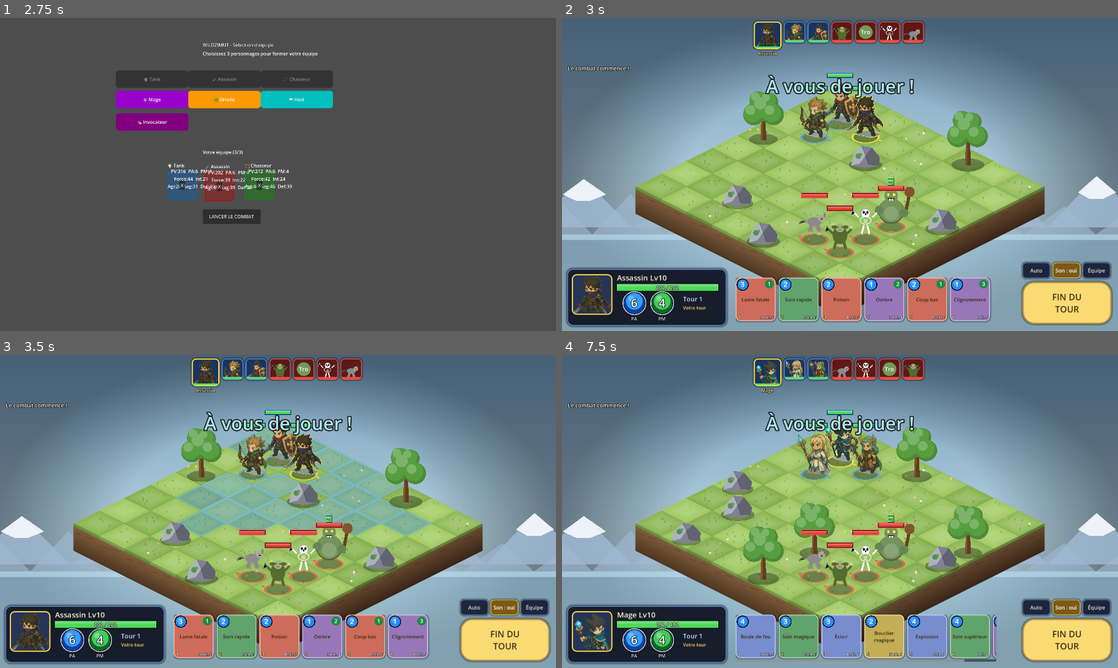
Above: before the commit, frames 1-4 (two rows, left to right).
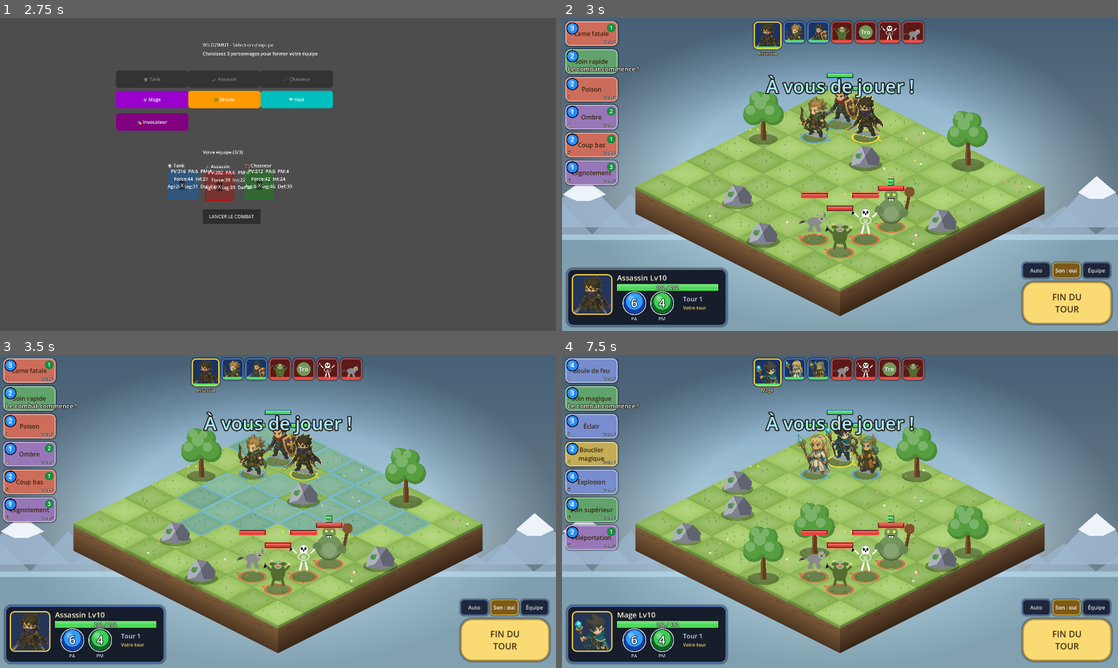
Above: after the commit, the same moments.

Repository: CharlieG42/Zimut
Game: Godot game, scene res://scenes/TeamSelection.tscn
Two runs of this game, one before a commit and one after it. Both use one fixed random seed, a clock stepped at 60 frames per second and the inputs below.
Inputs:
- Up to frame 1 (2.75 s): click "🛡️ Tank" at 0.5 s; click "🗡️ Assassin" at 1.25 s; click "🏹 Chasseur" at 2 s
- Up to frame 2 (3 s): click "LANCER LE COMBAT" at 2.75 s
- Up to frame 3 (3.5 s): no input
- Up to frame 4 (7.5 s): click "Équipe" at 3.5 s; click "🔮 Mage" at 4.25 s; click "🌿 Druide" at 5 s; click "❤️ Heal" at 5.75 s; click "🎭 Invocateur" at 6.5 s; click "Équipe déjà complète (3/3)" at 7.25 s

Frame 1 is identical in both runs. In frame 2, 11% of the frame differs, in the area x 0-78%, y 1-98%; in frame 3, 11%; in frame 4, 12%, in the area x 0-79%, y 1-98%.

Commit message:
fix(zimut): embarquer les données dans l'APK (csv->txt) + barre de sorts à gauche
Bug racine : l'importer csv_translation de Godot consomme les .csv à
l'export (remplacés par des ressources .translation). FileAccess.open()
échouait donc sur Android et le jeu retombait sur les 4 sorts par
défaut codés en dur — d'où 'Druide 1 sort, Heal 0' dans l'APK alors
que le desktop affichait 5-8 sorts. Même bug déjà corrigé côté Empire
(commit dace9db).

- data/*.csv renommés en .txt (non interprétés par l'importer,
  embarqués tels quels dans le pck)
- .csv.import et .translation résiduels supprimés
- Chemins mis à jour : DataLoader, GameManager, TeamSelectionManager,
  csv2xlsx.py ; export_presets include_filter *.csv -> *.txt

UI :
- Barre de sorts déplacée en colonne verticale sur le côté gauche
  (ScrollContainer vertical, cartes 180x84)
- Polices agrandies : cartes de sorts 17->21, infobulle et journal
  19->22

Co-authored-by: CharlieG42 <CharlieG42@users.noreply.github.com>

Diff:
--- a/prototype/zimut/scripts/DataLoader.gd
+++ b/prototype/zimut/scripts/DataLoader.gd
@@ -5,10 +5,10 @@
 
 ## Chemins des fichiers CSV (relatifs au projet)
 ## Sur Android, essayer plusieurs chemins car le système de fichiers peut différer
-const CLASS_DATA_PATHS = ["res://data/classes.csv", "user://data/classes.csv", "res://prototype/Godot_iso/data/classes.csv"]
-const SPELL_DATA_PATHS = ["res://data/sorts.csv", "user://data/sorts.csv", "res://prototype/Godot_iso/data/sorts.csv"]
-const ENEMY_DATA_PATHS = ["res://data/ennemis.csv", "user://data/ennemis.csv", "res://prototype/Godot_iso/data/ennemis.csv"]
-const ITEM_DATA_PATHS = ["res://data/stuff.csv", "user://data/stuff.csv", "res://prototype/Godot_iso/data/stuff.csv"]
+const CLASS_DATA_PATHS = ["res://data/classes.txt", "user://data/classes.txt", "res://prototype/Godot_iso/data/classes.txt"]
+const SPELL_DATA_PATHS = ["res://data/sorts.txt", "user://data/sorts.txt", "res://prototype/Godot_iso/data/sorts.txt"]
+const ENEMY_DATA_PATHS = ["res://data/ennemis.txt", "user://data/ennemis.txt", "res://prototype/Godot_iso/data/ennemis.txt"]
+const ITEM_DATA_PATHS = ["res://data/stuff.txt", "user://data/stuff.txt", "res://prototype/Godot_iso/data/stuff.txt"]
 
 ## Helper function to open file with multiple path attempts
 func _open_file(paths: Array) -> FileAccess:
@@ -68,11 +68,11 @@
 	return success
 
 
-## Charger les données des classes depuis classes.csv
+## Charger les données des classes depuis classes.txt
 func load_classes_data():
 	var file = _open_file(CLASS_DATA_PATHS)
 	if file == null:
-		push_error("Cannot open classes.csv in any path - using defaults")
+		push_error("Cannot open classes.txt in any path - using defaults")
 		# Charger des données par défaut si le fichier n'est pas trouvé
 		load_default_classes_data()
 		return true  # Retourne true car on a des données par défaut
@@ -82,7 +82,7 @@
 
 	var lines = content.split("\n")
 	if lines.size() < 2:
-		push_error("classes.csv is empty or invalid")
+		push_error("classes.txt is empty or invalid")
 		return false
 
 	# Lire l'en-tête
@@ -122,11 +122,11 @@
 	return classes_data.size() > 0
 
 
-## Charger les données des sorts depuis sorts.csv
+## Charger les données des sorts depuis sorts.txt
 func load_spells_data():
 	var file = _open_file(SPELL_DATA_PATHS)
 	if file == null:
-		push_error("Cannot open sorts.csv in any path - using defaults")
+		push_error("Cannot open sorts.txt in any path - using defaults")
 		# Charger des données par défaut si le fichier n'est pas trouvé
 		load_default_spells_data()
 		return true  # Retourne true car on a des données par défaut
@@ -136,7 +136,7 @@
 
 	var lines = content.split("\n")
 	if lines.size() < 2:
-		push_error("sorts.csv is empty or invalid")
+		push_error("sorts.txt is empty or invalid")
 		return false
 
 	# Lire l'en-tête
@@ -178,11 +178,11 @@
 	return spells_data.size() > 0
 
 
-## Charger les données des ennemis depuis ennemis.csv
+## Charger les données des ennemis depuis ennemis.txt
 func load_enemies_data():
 	var file = _open_file(ENEMY_DATA_PATHS)
 	if file == null:
-		push_error("Cannot open ennemis.csv in any path - using defaults")
+		push_error("Cannot open ennemis.txt in any path - using defaults")
 		# Charger des données par défaut si le fichier n'est pas trouvé
 		load_default_enemies_data()
 		return true  # Retourne true car on a des données par défaut
@@ -192,7 +192,7 @@
 
 	var lines = content.split("\n")
 	if lines.size() < 2:
-		push_error("ennemis.csv is empty or invalid")
+		push_error("ennemis.txt is empty or invalid")
 		return false
 
 	# Lire l'en-tête
@@ -229,11 +229,11 @@
 	return enemies_data.size() > 0
 
 
-## Charger les données des objets depuis stuff.csv
+## Charger les données des objets depuis stuff.txt
 func load_items_data():
 	var file = _open_file(ITEM_DATA_PATHS)
 	if file == null:
-		push_error("Cannot open stuff.csv in any path - using defaults")
+		push_error("Cannot open stuff.txt in any path - using defaults")
 		# Charger des données par défaut si le fichier n'est pas trouvé
 		load_default_items_data()
 		return true  # Retourne true car on a des données par défaut
@@ -243,7 +243,7 @@
 
 	var lines = content.split("\n")
 	if lines.size() < 2:
-		push_error("stuff.csv is empty or invalid")
+		push_error("stuff.txt is empty or invalid")
 		return false
 
 	# Lire l'en-tête
--- a/prototype/zimut/scripts/GameManager.gd
+++ b/prototype/zimut/scripts/GameManager.gd
@@ -240,7 +240,7 @@
 		else:
 			st = _stats_from_csv(classes_data, classe)
 			if st.is_empty():
-				push_error("Classe '%s' introuvable dans classes.csv" % classe)
+				push_error("Classe '%s' introuvable dans classes.txt" % classe)
 				continue
 		var player: Dictionary = _base_entity("%s Lv%d" % [classe, DEFAULT_PLAYER_LEVEL], "Player", "player",
 			classe, DEFAULT_PLAYER_LEVEL, pos)
@@ -263,7 +263,7 @@
 		var pos: Vector2i = ENEMY_SPAWNS[i]
 		var info: Dictionary = _find_best_match(enemies_data, "Type", etype, "Niveau", DEFAULT_ENEMY_LEVEL)
 		if info.is_empty():
-			push_error("Ennemi '%s' introuvable dans ennemis.csv" % etype)
+			push_error("Ennemi '%s' introuvable dans ennemis.txt" % etype)
 			continue
 		var pv: int = int(float(_csv_int(info, "PV", 50)) * ENEMY_HP_MULT)
 		var atk: int = _csv_int(info, "Attaque", 10)
--- a/prototype/zimut/scripts/TeamSelectionManager.gd
+++ b/prototype/zimut/scripts/TeamSelectionManager.gd
@@ -60,9 +60,9 @@
 
 
 func _try_load_from_csv() -> bool:
-	## Lit res://data/classes.csv et prend les stats au niveau le plus haut
+	## Lit res://data/classes.txt et prend les stats au niveau le plus haut
 	## disponible (cohérent avec DEFAULT_PLAYER_LEVEL du GameManager).
-	var file := FileAccess.open("res://data/classes.csv", FileAccess.READ)
+	var file := FileAccess.open("res://data/classes.txt", FileAccess.READ)
 	if file == null:
 		return false
 
--- a/prototype/zimut/scripts/UIManager.gd
+++ b/prototype/zimut/scripts/UIManager.gd
@@ -24,7 +24,7 @@
 var _timeline: Control
 var _stats: Control
 var _spell_scroll: ScrollContainer
-var _spell_box: HBoxContainer
+var _spell_box: VBoxContainer
 var _tip_panel: PanelContainer
 var _tip_label: Label
 var _end_btn: Button
@@ -289,19 +289,19 @@
 
 	# Barre de sorts
 	_spell_scroll = ScrollContainer.new()
-	_spell_scroll.horizontal_scroll_mode = ScrollContainer.SCROLL_MODE_AUTO
-	_spell_scroll.vertical_scroll_mode = ScrollContainer.SCROLL_MODE_DISABLED
-	_spell_scroll.anchor_left = 0.5
-	_spell_scroll.anchor_right = 0.5
-	_spell_scroll.anchor_top = 1.0
+	_spell_scroll.horizontal_scroll_mode = ScrollContainer.SCROLL_MODE_DISABLED
+	_spell_scroll.vertical_scroll_mode = ScrollContainer.SCROLL_MODE_AUTO
+	_spell_scroll.anchor_left = 0.0
+	_spell_scroll.anchor_right = 0.0
+	_spell_scroll.anchor_top = 0.0
 	_spell_scroll.anchor_bottom = 1.0
-	_spell_scroll.offset_left = -360.0
-	_spell_scroll.offset_right = 540.0
-	_spell_scroll.offset_top = -184.0
-	_spell_scroll.offset_bottom = -22.0
+	_spell_scroll.offset_left = 12.0
+	_spell_scroll.offset_right = 200.0
+	_spell_scroll.offset_top = 12.0
+	_spell_scroll.offset_bottom = -12.0
 	_root.add_child(_spell_scroll)
-	_spell_box = HBoxContainer.new()
-	_spell_box.add_theme_constant_override("separation", 10)
+	_spell_box = VBoxContainer.new()
+	_spell_box.add_theme_constant_override("separation", 12)
 	_spell_scroll.add_child(_spell_box)
 
 	# Infobulle de sort
@@ -318,7 +318,7 @@
 	_tip_panel.mouse_filter = Control.MOUSE_FILTER_IGNORE
 	_tip_panel.visible = false
 	_tip_label = Label.new()
-	_tip_label.add_theme_font_size_override("font_size", 19)
+	_tip_label.add_theme_font_size_override("font_size", 22)
 	_tip_label.autowrap_mode = TextServer.AUTOWRAP_WORD_SMART
 	_tip_label.custom_minimum_size = Vector2(420, 0)
 	_tip_panel.add_child(_tip_label)
@@ -520,9 +520,9 @@
 		card.gm = game_manager
 		card.hotkey = idx if idx <= 10 else 0
 		card.base_col = _kind_color(spell)
-		card.custom_minimum_size = Vector2(138, 150)
+		card.custom_minimum_size = Vector2(180, 84)
 		card.text = String(spell["name"])
-		card.add_theme_font_size_override("font_size", 17)
+		card.add_theme_font_size_override("font_size", 21)
 		card.autowrap_mode = TextServer.AUTOWRAP_WORD_SMART
 		card.add_theme_color_override("font_color", Color(0.22, 0.15, 0.05))
 		card.add_theme_color_override("font_hover_color", Color(0.1, 0.07, 0.02))
@@ -606,7 +606,7 @@
 		return
 	var l := Label.new()
 	l.text = text
-	l.add_theme_font_size_override("font_size", 19)
+	l.add_theme_font_size_override("font_size", 22)
 	l.add_theme_color_override("font_color", Color(1, 1, 0.92))
 	l.add_theme_color_override("font_outline_color", Color(0, 0, 0, 0.95))
 	l.add_theme_constant_override("outline_size", 6)
Not shown, removed: prototype/zimut/data/classes.csv.import
Renamed: prototype/zimut/data/classes.csv -> prototype/zimut/data/classes.txt
Not shown, removed: prototype/zimut/data/craft.csv.import
Not shown, added: prototype/zimut/data/craft.txt
Not shown, removed: prototype/zimut/data/ennemis.csv.import
Not shown, added: prototype/zimut/data/ennemis.txt
Not shown, removed: prototype/zimut/data/invocations.csv.import
Renamed: prototype/zimut/data/invocations.csv -> prototype/zimut/data/invocations.txt
Not shown, removed: prototype/zimut/data/progression_sorts.csv.import
Not shown, added: prototype/zimut/data/progression_sorts.txt
Not shown, removed: prototype/zimut/data/sorts.csv.import
Renamed: prototype/zimut/data/sorts.csv -> prototype/zimut/data/sorts.txt
(and 6 more such lines)
